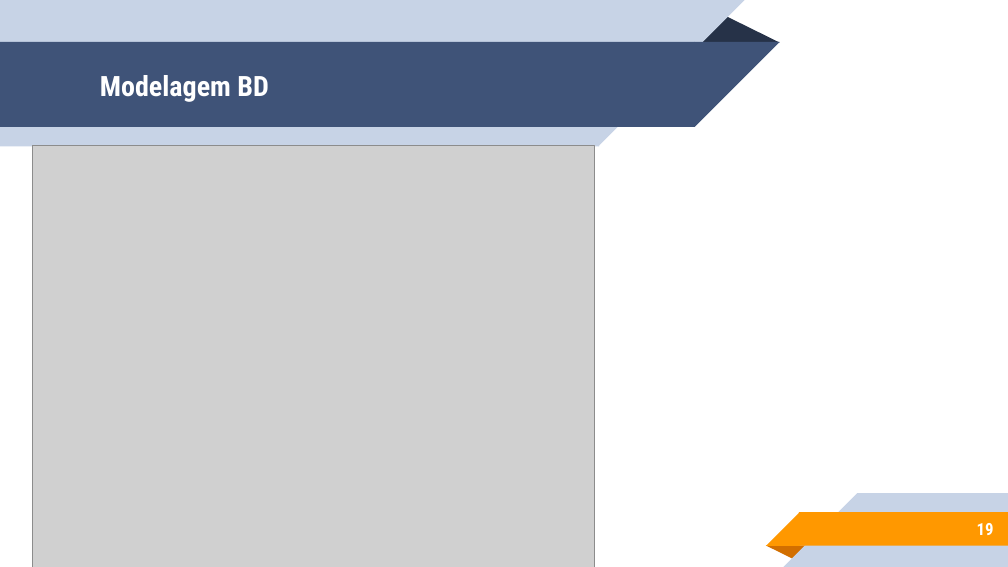
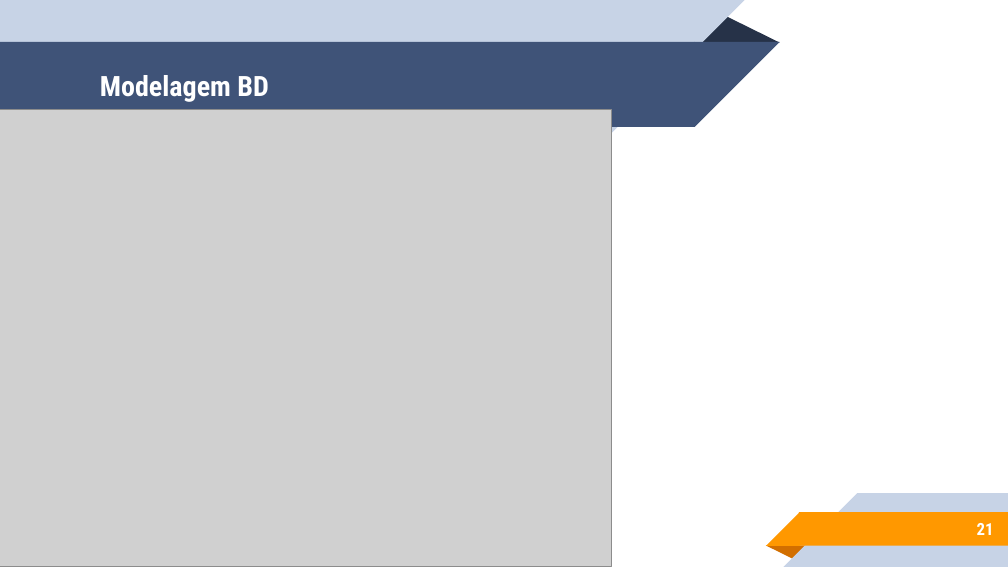
Before and after one commit to sergioetrindade/GRUPO-10-2ADSA, a slide deck: slide 21 of Documentação/ppts/Apresentação.pptx (slide 19 before the commit). Drawn at 1008x567 pixels with LibreOffice and Linux fonts; fonts in the diff are those of the drawing; grey boxes stand for pictures. Boxes give left, top, right and bottom in pixels: in the first picture for what was removed or moved away, otherwise in the second. Text is boxed around its words. In the diff, an @@ line names an element or a change of style, - is before the commit and + after.

```diff
--- a/Documentação/ppts/Apresentação.pptx
+++ b/Documentação/ppts/Apresentação.pptx
@@ picture: place and size @@
-picture at bbox=[32, 145, 595, 567]
+picture at bbox=[0, 110, 611, 567]
@@ page number at bbox=[977, 523, 994, 535]: text changed @@
-19
+21
```
Also in this commit, not shown: 2 other slides changed, 3 slides added.
